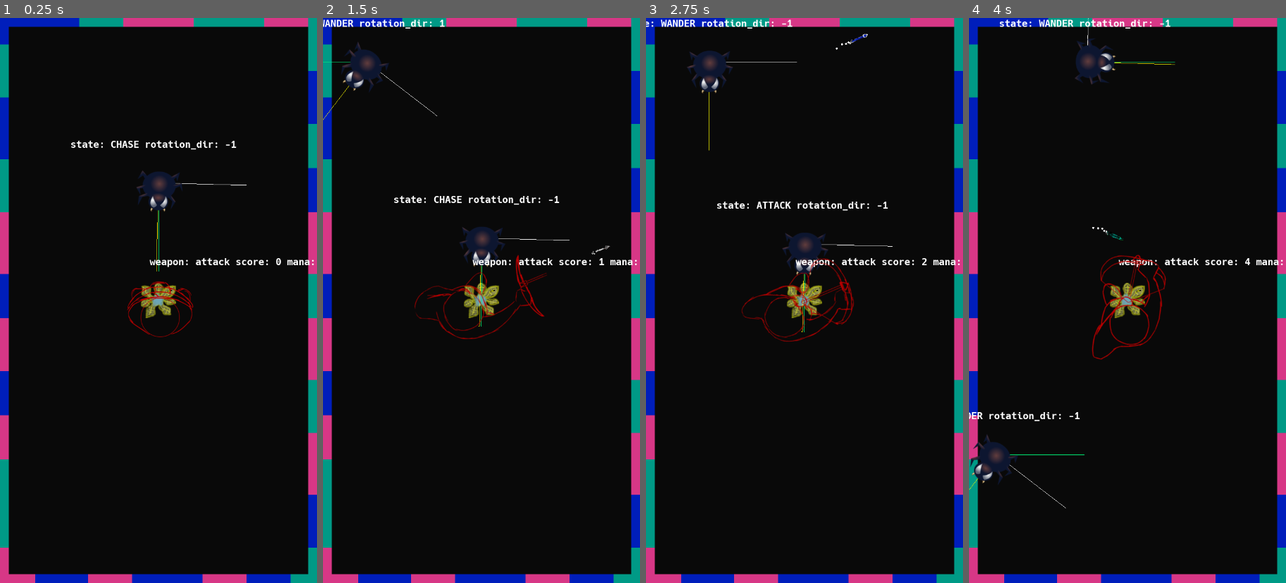
Above: before the commit, frames 1-4 (left to right).
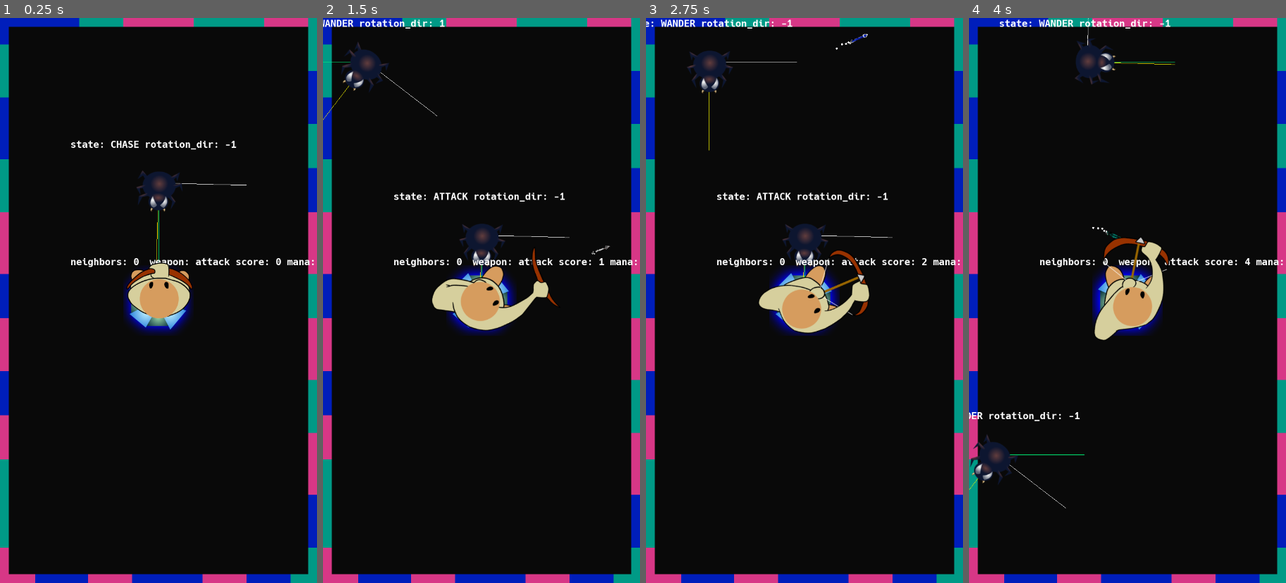
Above: after the commit, the same moments.

Repository: algch/BounceBunny
Game: Godot game, scene res://main.tscn
Two runs of this game, one before a commit and one after it. Both use one fixed random seed, a clock stepped at 60 frames per second and the inputs below.
Inputs (mouse positions are in pixels of both pictures, inside the frame that each line leads up to):
- Up to frame 1 (0.25 s): no input
- Up to frame 2 (1.5 s): move the mouse to (551, 272) at 0.52 s; press the mouse at (551, 272) at 0.53 s; hold Right (ui_right) 0.53-1.28 s; move the mouse to (418, 328) at 1.27 s; release the mouse at (418, 328) at 1.28 s; hold Down (ui_down) from 1.28 s (still down); click (418, 328) at 1.35 s
- Up to frame 3 (2.75 s): move the mouse to (836, 176) at 2.02 s; release Down (ui_down) at 2.03 s; press the mouse at (836, 176) at 2.03 s; hold Right (ui_right) from 2.03 s (still down)
- Up to frame 4 (4 s): move the mouse to (1111, 413) at 2.77 s; release Right (ui_right) at 2.78 s; release the mouse at (1111, 413) at 2.78 s; hold Up (ui_up) 2.78-3.53 s; click (1111, 413) at 2.85 s; move the mouse to (1222, 385) at 3.52 s; press the mouse at (1222, 385) at 3.53 s; hold Left (ui_left) from 3.53 s (still down)

The runs differ from the first frame. In frame 1, 2.4% of the frame differs, in the area x 22-62%, y 42-57%; in frame 2, 4.0%; in frame 3, 4.5%, in the area x 22-78%, y 30-58%; in frame 4, 3.3%.

Commit message:
missing plant level machanics

Diff:
--- a/engine/main.gd
+++ b/engine/main.gd
@@ -106,7 +106,7 @@
 	spider.position = pos_tester.position
 
 func spawnLoop():
-	if GAME_OVER:
+	if GAME_OVER or not is_instance_valid(player) or player.is_queued_for_deletion():
 		return
 	if shouldSpawn and len(get_tree().get_nodes_in_group('enemies')) < 5:
 		spawnEnemy()
@@ -174,6 +174,4 @@
 	spawn_timer.start()
 
 func _physics_process(delta):
-	if GAME_OVER:
-		return
 	spawnLoop()
--- a/plants/plant.gd
+++ b/plants/plant.gd
@@ -14,6 +14,8 @@
 var DEFAULT_POWER = 0.5
 var health = 3.0
 var default_font = DynamicFont.new()
+var current_level = 1
+var neighbors = []
 
 
 func _on_score_timer_timeout():
@@ -90,12 +92,32 @@
 	player.setCurrentPlant(self)
 
 func _draw():
-	var neighbors = main.getNeighbors(self)
 	for neighbor in neighbors:
 		if neighbor and is_instance_valid(neighbor) and not neighbor.is_queued_for_deletion():
 			draw_line(Vector2(0, 0), neighbor.position - position, Color(1, 1, 1), 2)
+	var message = 'neighbors: ' + str(len(neighbors))
+	draw_string(default_font, Vector2(-200, -80),  message, Color(1, 1, 1))
+
+func setAnimation():
+	var current_animation = $animation.get_animation()
+	var neighbors_count = len(neighbors)
+	if neighbors_count <= 1:
+		if 'level_1' != current_animation:
+			$animation.play('level_1')
+			return
+	if neighbors_count > 1 and neighbors_count < 5:
+		if 'level_2' != current_animation:
+			$animation.play('level_2')
+			return
+	if neighbors_count >= 5:
+		if 'level_3' != current_animation:
+			$animation.play('level_3')
+			return
+
 
 func _process(delta):
+	neighbors = main.getNeighbors(self)
+	setAnimation()
 	update()
 
 func _ready():
--- a/plants/plant.tscn
+++ b/plants/plant.tscn
@@ -1,10 +1,103 @@
-[gd_scene load_steps=6 format=2]
+[gd_scene load_steps=100 format=2]
 
 [ext_resource path="res://plants/plant.gd" type="Script" id=1]
-[ext_resource path="res://plants/sprites/support.png" type="Texture" id=2]
+[ext_resource path="res://plants/animations/level_1/Planta_Portal0001.png" type="Texture" id=2]
+[ext_resource path="res://plants/animations/level_1/Planta_Portal0002.png" type="Texture" id=3]
+[ext_resource path="res://plants/animations/level_1/Planta_Portal0003.png" type="Texture" id=4]
+[ext_resource path="res://plants/animations/level_1/Planta_Portal0004.png" type="Texture" id=5]
+[ext_resource path="res://plants/animations/level_1/Planta_Portal0005.png" type="Texture" id=6]
+[ext_resource path="res://plants/animations/level_1/Planta_Portal0006.png" type="Texture" id=7]
+[ext_resource path="res://plants/animations/level_1/Planta_Portal0007.png" type="Texture" id=8]
+[ext_resource path="res://plants/animations/level_1/Planta_Portal0008.png" type="Texture" id=9]
+[ext_resource path="res://plants/animations/level_1/Planta_Portal0009.png" type="Texture" id=10]
+[ext_resource path="res://plants/animations/level_1/Planta_Portal0010.png" type="Texture" id=11]
+[ext_resource path="res://plants/animations/level_1/Planta_Portal0011.png" type="Texture" id=12]
+[ext_resource path="res://plants/animations/level_1/Planta_Portal0012.png" type="Texture" id=13]
+[ext_resource path="res://plants/animations/level_1/Planta_Portal0013.png" type="Texture" id=14]
+[ext_resource path="res://plants/animations/level_1/Planta_Portal0014.png" type="Texture" id=15]
+[ext_resource path="res://plants/animations/level_1/Planta_Portal0015.png" type="Texture" id=16]
+[ext_resource path="res://plants/animations/level_1/Planta_Portal0016.png" type="Texture" id=17]
+[ext_resource path="res://plants/animations/level_1/Planta_Portal0017.png" type="Texture" id=18]
+[ext_resource path="res://plants/animations/level_1/Planta_Portal0018.png" type="Texture" id=19]
+[ext_resource path="res://plants/animations/level_1/Planta_Portal0019.png" type="Texture" id=20]
+[ext_resource path="res://plants/animations/level_1/Planta_Portal0020.png" type="Texture" id=21]
+[ext_resource path="res://plants/animations/level_1/Planta_Portal0021.png" type="Texture" id=22]
+[ext_resource path="res://plants/animations/level_1/Planta_Portal0022.png" type="Texture" id=23]
+[ext_resource path="res://plants/animations/level_1/Planta_Portal0023.png" type="Texture" id=24]
+[ext_resource path="res://plants/animations/level_1/Planta_Portal0024.png" type="Texture" id=25]
+[ext_resource path="res://plants/animations/level_1/Planta_Portal0025.png" type="Texture" id=26]
+[ext_resource path="res://plants/animations/level_1/Planta_Portal0026.png" type="Texture" id=27]
+[ext_resource path="res://plants/animations/level_1/Planta_Portal0027.png" type="Texture" id=28]
+[ext_resource path="res://plants/animations/level_1/Planta_Portal0028.png" type="Texture" id=29]
+[ext_resource path="res://plants/animations/level_1/Planta_Portal0029.png" type="Texture" id=30]
+[ext_resource path="res://plants/animations/level_1/Planta_Portal0030.png" type="Texture" id=31]
+[ext_resource path="res://plants/animations/level_1/Planta_Portal0031.png" type="Texture" id=32]
+[ext_resource path="res://plants/animations/level_1/Planta_Portal0032.png" type="Texture" id=33]
+[ext_resource path="res://plants/animations/level_2/Planta_Puntos0001.png" type="Texture" id=34]
+[ext_resource path="res://plants/animations/level_2/Planta_Puntos0002.png" type="Texture" id=35]
+[ext_resource path="res://plants/animations/level_2/Planta_Puntos0003.png" type="Texture" id=36]
+[ext_resource path="res://plants/animations/level_2/Planta_Puntos0004.png" type="Texture" id=37]
+[ext_resource path="res://plants/animations/level_2/Planta_Puntos0005.png" type="Texture" id=38]
+[ext_resource path="res://plants/animations/level_2/Planta_Puntos0006.png" type="Texture" id=39]
+[ext_resource path="res://plants/animations/level_2/Planta_Puntos0007.png" type="Texture" id=40]
+[ext_resource path="res://plants/animations/level_2/Planta_Puntos0008.png" type="Texture" id=41]
+[ext_resource path="res://plants/animations/level_2/Planta_Puntos0009.png" type="Texture" id=42]
+[ext_resource path="res://plants/animations/level_2/Planta_Puntos0010.png" type="Texture" id=43]
+[ext_resource path="res://plants/animations/level_2/Planta_Puntos0011.png" type="Texture" id=44]
+[ext_resource path="res://plants/animations/level_2/Planta_Puntos0012.png" type="Texture" id=45]
+[ext_resource path="res://plants/animations/level_2/Planta_Puntos0013.png" type="Texture" id=46]
+[ext_resource path="res://plants/animations/level_2/Planta_Puntos0014.png" type="Texture" id=47]
+[ext_resource path="res://plants/animations/level_2/Planta_Puntos0015.png" type="Texture" id=48]
+[ext_resource path="res://plants/animations/level_2/Planta_Puntos0016.png" type="Texture" id=49]
+[ext_resource path="res://plants/animations/level_2/Planta_Puntos0017.png" type="Texture" id=50]
+[ext_resource path="res://plants/animations/level_2/Planta_Puntos0018.png" type="Texture" id=51]
+[ext_resource path="res://plants/animations/level_2/Planta_Puntos0019.png" type="Texture" id=52]
+[ext_resource path="res://plants/animations/level_2/Planta_Puntos0020.png" type="Texture" id=53]
+[ext_resource path="res://plants/animations/level_2/Planta_Puntos0021.png" type="Texture" id=54]
+[ext_resource path="res://plants/animations/level_2/Planta_Puntos0022.png" type="Texture" id=55]
+[ext_resource path="res://plants/animations/level_2/Planta_Puntos0023.png" type="Texture" id=56]
+[ext_resource path="res://plants/animations/level_2/Planta_Puntos0024.png" type="Texture" id=57]
+[ext_resource path="res://plants/animations/level_2/Planta_Puntos0025.png" type="Texture" id=58]
+[ext_resource path="res://plants/animations/level_2/Planta_Puntos0026.png" type="Texture" id=59]
+[ext_resource path="res://plants/animations/level_2/Planta_Puntos0027.png" type="Texture" id=60]
+[ext_resource path="res://plants/animations/level_2/Planta_Puntos0028.png" type="Texture" id=61]
+[ext_resource path="res://plants/animations/level_2/Planta_Puntos0029.png" type="Texture" id=62]
+[ext_resource path="res://plants/animations/level_2/Planta_Puntos0030.png" type="Texture" id=63]
+[ext_resource path="res://plants/animations/level_2/Planta_Puntos0031.png" type="Texture" id=64]
+[ext_resource path="res://plants/animations/level_2/Planta_Puntos0032.png" type="Texture" id=65]
+[ext_resource path="res://plants/animations/level_3/Attack0001.png" type="Texture" id=66]
+[ext_resource path="res://plants/animations/level_3/Attack0002.png" type="Texture" id=67]
+[ext_resource path="res://plants/animations/level_3/Attack0003.png" type="Texture" id=68]
+[ext_resource path="res://plants/animations/level_3/Attack0004.png" type="Texture" id=69]
+[ext_resource path="res://plants/animations/level_3/Attack0005.png" type="Texture" id=70]
+[ext_resource path="res://plants/animations/level_3/Attack0006.png" type="Texture" id=71]
+[ext_resource path="res://plants/animations/level_3/Attack0007.png" type="Texture" id=72]
+[ext_resource path="res://plants/animations/level_3/Attack0008.png" type="Texture" id=73]
+[ext_resource path="res://plants/animations/level_3/Attack0009.png" type="Texture" id=74]
+[ext_resource path="res://plants/animations/level_3/Attack0010.png" type="Texture" id=75]
+[ext_resource path="res://plants/animations/level_3/Attack0011.png" type="Texture" id=76]
+[ext_resource path="res://plants/animations/level_3/Attack0012.png" type="Texture" id=77]
+[ext_resource path="res://plants/animations/level_3/Attack0013.png" type="Texture" id=78]
+[ext_resource path="res://plants/animations/level_3/Attack0014.png" type="Texture" id=79]
+[ext_resource path="res://plants/animations/level_3/Attack0015.png" type="Texture" id=80]
+[ext_resource path="res://plants/animations/level_3/Attack0016.png" type="Texture" id=81]
+[ext_resource path="res://plants/animations/level_3/Attack0017.png" type="Texture" id=82]
+[ext_resource path="res://plants/animations/level_3/Attack0018.png" type="Texture" id=83]
+[ext_resource path="res://plants/animations/level_3/Attack0019.png" type="Texture" id=84]
+[ext_resource path="res://plants/animations/level_3/Attack0020.png" type="Texture" id=85]
+[ext_resource path="res://plants/animations/level_3/Attack0021.png" type="Texture" id=86]
+[ext_resource path="res://plants/animations/level_3/Attack0022.png" type="Texture" id=87]
+[ext_resource path="res://plants/animations/level_3/Attack0023.png" type="Texture" id=88]
+[ext_resource path="res://plants/animations/level_3/Attack0024.png" type="Texture" id=89]
+[ext_resource path="res://plants/animations/level_3/Attack0025.png" type="Texture" id=90]
+[ext_resource path="res://plants/animations/level_3/Attack0026.png" type="Texture" id=91]
+[ext_resource path="res://plants/animations/level_3/Attack0027.png" type="Texture" id=92]
+[ext_resource path="res://plants/animations/level_3/Attack0028.png" type="Texture" id=93]
+[ext_resource path="res://plants/animations/level_3/Attack0029.png" type="Texture" id=94]
+[ext_resource path="res://plants/animations/level_3/Attack0030.png" type="Texture" id=95]
 
 [sub_resource type="RectangleShape2D" id=1]
-extents = Vector2( 40, 40 )
+extents = Vector2( 60, 60 )
 
 [sub_resource type="CircleShape2D" id=2]
 radius = 160.0
@@ -12,17 +105,32 @@
 [sub_resource type="RectangleShape2D" id=3]
 extents = Vector2( 40, 40 )
 
+[sub_resource type="SpriteFrames" id=4]
+animations = [ {
+"frames": [ ExtResource( 2 ), ExtResource( 3 ), ExtResource( 4 ), ExtResource( 5 ), ExtResource( 6 ), ExtResource( 7 ), ExtResource( 8 ), ExtResource( 9 ), ExtResource( 10 ), ExtResource( 11 ), ExtResource( 12 ), ExtResource( 13 ), ExtResource( 14 ), ExtResource( 15 ), ExtResource( 16 ), ExtResource( 17 ), ExtResource( 18 ), ExtResource( 19 ), ExtResource( 20 ), ExtResource( 21 ), ExtResource( 22 ), ExtResource( 23 ), ExtResource( 24 ), ExtResource( 25 ), ExtResource( 26 ), ExtResource( 27 ), ExtResource( 28 ), ExtResource( 29 ), ExtResource( 30 ), ExtResource( 31 ), ExtResource( 32 ), ExtResource( 33 ) ],
+"loop": true,
+"name": "level_1",
+"speed": 24.0
+}, {
+"frames": [ ExtResource( 34 ), ExtResource( 35 ), ExtResource( 36 ), ExtResource( 37 ), ExtResource( 38 ), ExtResource( 39 ), ExtResource( 40 ), ExtResource( 41 ), ExtResource( 42 ), ExtResource( 43 ), ExtResource( 44 ), ExtResource( 45 ), ExtResource( 46 ), ExtResource( 47 ), ExtResource( 48 ), ExtResource( 49 ), ExtResource( 50 ), ExtResource( 51 ), ExtResource( 52 ), ExtResource( 53 ), ExtResource( 54 ), ExtResource( 55 ), ExtResource( 56 ), ExtResource( 57 ), ExtResource( 58 ), ExtResource( 59 ), ExtResource( 60 ), ExtResource( 61 ), ExtResource( 62 ), ExtResource( 63 ), ExtResource( 64 ), ExtResource( 65 ) ],
+"loop": true,
+"name": "level_2",
+"speed": 24.0
+}, {
+"frames": [ ExtResource( 66 ), ExtResource( 67 ), ExtResource( 68 ), ExtResource( 69 ), ExtResource( 70 ), ExtResource( 71 ), ExtResource( 72 ), ExtResource( 73 ), ExtResource( 74 ), ExtResource( 75 ), ExtResource( 76 ), ExtResource( 77 ), ExtResource( 78 ), ExtResource( 79 ), ExtResource( 80 ), ExtResource( 81 ), ExtResource( 82 ), ExtResource( 83 ), ExtResource( 84 ), ExtResource( 85 ), ExtResource( 86 ), ExtResource( 87 ), ExtResource( 88 ), ExtResource( 89 ), ExtResource( 90 ), ExtResource( 91 ), ExtResource( 92 ), ExtResource( 93 ), ExtResource( 94 ), ExtResource( 95 ) ],
+"loop": true,
+"name": "level_3",
+"speed": 24.0
+} ]
+
 [node name="plant" type="StaticBody2D" groups=[
+"attacked_by_enemies",
 "affected_by_weapons",
-"attacked_by_enemies",
 ]]
 script = ExtResource( 1 )
 
 [node name="CollisionShape2D" type="CollisionShape2D" parent="."]
 shape = SubResource( 1 )
-
-[node name="Sprite" type="Sprite" parent="."]
-texture = ExtResource( 2 )
 
 [node name="Area2D" type="Area2D" parent="."]
 
@@ -35,10 +143,16 @@
 [node name="attack_timer" type="Timer" parent="."]
 
 [node name="teleport" type="TouchScreenButton" parent="." groups=[
+"attacked_by_enemies",
 "affected_by_weapons",
-"attacked_by_enemies",
 ]]
 shape = SubResource( 3 )
+
+[node name="animation" type="AnimatedSprite" parent="."]
+frames = SubResource( 4 )
+animation = "level_1"
+frame = 18
+playing = true
 [connection signal="body_entered" from="Area2D" to="." method="_on_Area2D_body_entered"]
 [connection signal="body_exited" from="Area2D" to="." method="_on_Area2D_body_exited"]
 [connection signal="timeout" from="score_timer" to="." method="_on_score_timer_timeout"]
--- a/player/player.tscn
+++ b/player/player.tscn
@@ -1,51 +1,71 @@
-[gd_scene load_steps=30 format=2]
+[gd_scene load_steps=50 format=2]
 
 [ext_resource path="res://player/player.gd" type="Script" id=1]
-[ext_resource path="res://player/sprites/tito-pixelart-01.png" type="Texture" id=2]
-[ext_resource path="res://player/animations/5_UP/final-0015.png" type="Texture" id=3]
-[ext_resource path="res://player/animations/5_UP/final-0017.png" type="Texture" id=4]
-[ext_resource path="res://player/animations/5_UP/final-0018.png" type="Texture" id=5]
-[ext_resource path="res://player/animations/5_UP/final-0019.png" type="Texture" id=6]
-[ext_resource path="res://player/animations/5_UP/final-0020.png" type="Texture" id=7]
-[ext_resource path="res://player/animations/5_UP/final-0021.png" type="Texture" id=8]
-[ext_resource path="res://player/animations/5_UP/final-0022.png" type="Texture" id=9]
-[ext_resource path="res://player/animations/5_UP/final-0023.png" type="Texture" id=10]
-[ext_resource path="res://player/animations/5_UP/final-0024.png" type="Texture" id=11]
-[ext_resource path="res://player/animations/5_UP/final-0025.png" type="Texture" id=12]
-[ext_resource path="res://player/sprites/tito-pixelart-02.png" type="Texture" id=13]
-[ext_resource path="res://player/animations/5_UP/final-0001.png" type="Texture" id=14]
-[ext_resource path="res://player/animations/5_UP/final-0002.png" type="Texture" id=15]
-[ext_resource path="res://player/animations/5_UP/final-0003.png" type="Texture" id=16]
-[ext_resource path="res://player/animations/5_UP/final-0004.png" type="Texture" id=17]
-[ext_resource path="res://player/animations/5_UP/final-0005.png" type="Texture" id=18]
-[ext_resource path="res://player/animations/5_UP/final-0006.png" type="Texture" id=19]
-[ext_resource path="res://player/animations/5_UP/final-0007.png" type="Texture" id=20]
-[ext_resource path="res://player/animations/5_UP/final-0008.png" type="Texture" id=21]
-[ext_resource path="res://player/animations/5_UP/final-0009.png" type="Texture" id=22]
-[ext_resource path="res://player/animations/5_UP/final-0010.png" type="Texture" id=23]
-[ext_resource path="res://player/animations/5_UP/final-0011.png" type="Texture" id=24]
-[ext_resource path="res://player/animations/5_UP/final-0012.png" type="Texture" id=25]
-[ext_resource path="res://player/animations/5_UP/final-0013.png" type="Texture" id=26]
-[ext_resource path="res://player/animations/5_UP/final-0014.png" type="Texture" id=27]
+[ext_resource path="res://player/animations/seed/Player_Seed0001.png" type="Texture" id=2]
+[ext_resource path="res://player/animations/seed/Player_Seed0002.png" type="Texture" id=3]
+[ext_resource path="res://player/animations/seed/Player_Seed0003.png" type="Texture" id=4]
+[ext_resource path="res://player/animations/seed/Player_Seed0004.png" type="Texture" id=5]
+[ext_resource path="res://player/animations/attack/Player0015.png" type="Texture" id=6]
+[ext_resource path="res://player/animations/attack/Player0017.png" type="Texture" id=7]
+[ext_resource path="res://player/animations/attack/Player0018.png" type="Texture" id=8]
+[ext_resource path="res://player/animations/attack/Player0019.png" type="Texture" id=9]
+[ext_resource path="res://player/animations/attack/Player0020.png" type="Texture" id=10]
+[ext_resource path="res://player/animations/attack/Player0021.png" type="Texture" id=11]
+[ext_resource path="res://player/animations/attack/Player0022.png" type="Texture" id=12]
+[ext_resource path="res://player/animations/attack/Player0023.png" type="Texture" id=13]
+[ext_resource path="res://player/animations/attack/Player0024.png" type="Texture" id=14]
+[ext_resource path="res://player/animations/attack/Player0025.png" type="Texture" id=15]
+[ext_resource path="res://player/animations/seed/Player_Seed0005.png" type="Texture" id=16]
+[ext_resource path="res://player/animations/seed/Player_Seed0006.png" type="Texture" id=17]
+[ext_resource path="res://player/animations/seed/Player_Seed0007.png" type="Texture" id=18]
+[ext_resource path="res://player/animations/seed/Player_Seed0008.png" type="Texture" id=19]
+[ext_resource path="res://player/animations/seed/Player_Seed0009.png" type="Texture" id=20]
+[ext_resource path="res://player/animations/seed/Player_Seed0010.png" type="Texture" id=21]
+[ext_resource path="res://player/animations/seed/Player_Seed0011.png" type="Texture" id=22]
+[ext_resource path="res://player/animations/seed/Player_Seed0012.png" type="Texture" id=23]
+[ext_resource path="res://player/animations/seed/Player_Seed0013.png" type="Texture" id=24]
+[ext_resource path="res://player/animations/seed/Player_Seed0014.png" type="Texture" id=25]
+[ext_resource path="res://player/animations/seed/Player_Seed0015.png" type="Texture" id=26]
+[ext_resource path="res://player/animations/seed/Player_Seed0016.png" type="Texture" id=27]
+[ext_resource path="res://player/animations/seed/Player_Seed0017.png" type="Texture" id=28]
+[ext_resource path="res://player/animations/seed/Player_Seed0018.png" type="Texture" id=29]
+[ext_resource path="res://player/animations/seed/Player_Seed0019.png" type="Texture" id=30]
+[ext_resource path="res://player/animations/seed/Player_Seed0020.png" type="Texture" id=31]
+[ext_resource path="res://player/animations/seed/Player_Seed0021.png" type="Texture" id=32]
+[ext_resource path="res://player/animations/seed/Player_Seed0022.png" type="Texture" id=33]
+[ext_resource path="res://player/animations/attack/Player0001.png" type="Texture" id=34]
+[ext_resource path="res://player/animations/attack/Player0002.png" type="Texture" id=35]
+[ext_resource path="res://player/animations/attack/Player0003.png" type="Texture" id=36]
+[ext_resource path="res://player/animations/attack/Player0004.png" type="Texture" id=37]
+[ext_resource path="res://player/animations/attack/Player0005.png" type="Texture" id=38]
+[ext_resource path="res://player/animations/attack/Player0006.png" type="Texture" id=39]
+[ext_resource path="res://player/animations/attack/Player0007.png" type="Texture" id=40]
+[ext_resource path="res://player/animations/attack/Player0008.png" type="Texture" id=41]
+[ext_resource path="res://player/animations/attack/Player0009.png" type="Texture" id=42]
+[ext_resource path="res://player/animations/attack/Player0010.png" type="Texture" id=43]
+[ext_resource path="res://player/animations/attack/Player0011.png" type="Texture" id=44]
+[ext_resource path="res://player/animations/attack/Player0012.png" type="Texture" id=45]
+[ext_resource path="res://player/animations/attack/Player0013.png" type="Texture" id=46]
+[ext_resource path="res://player/animations/attack/Player0014.png" type="Texture" id=47]
 
 [sub_resource type="SpriteFrames" id=1]
 animations = [ {
-"frames": [ ExtResource( 2 ) ],
+"frames": [ ExtResource( 2 ), ExtResource( 3 ), ExtResource( 4 ), ExtResource( 5 ) ],
 "loop": true,
 "name": "summon_0",
-"speed": 30.0
+"speed": 8.0
 }, {
-"frames": [ ExtResource( 3 ), ExtResource( 4 ), ExtResource( 5 ), ExtResource( 6 ), ExtResource( 7 ), ExtResource( 8 ), ExtResource( 9 ), ExtResource( 10 ), ExtResource( 11 ), ExtResource( 12 ) ],
+"frames": [ ExtResource( 6 ), ExtResource( 7 ), ExtResource( 8 ), ExtResource( 9 ), ExtResource( 10 ), ExtResource( 11 ), ExtResource( 12 ), ExtResource( 13 ), ExtResource( 14 ), ExtResource( 15 ) ],
 "loop": true,
 "name": "bow_1",
 "speed": 24.0
 }, {
-"frames": [ ExtResource( 13 ) ],
+"frames": [ ExtResource( 16 ), ExtResource( 17 ), ExtResource( 18 ), ExtResource( 19 ), ExtResource( 20 ), ExtResource( 21 ), ExtResource( 22 ), ExtResource( 23 ), ExtResource( 24 ), ExtResource( 25 ), ExtResource( 26 ), ExtResource( 27 ), ExtResource( 28 ), ExtResource( 29 ), ExtResource( 30 ), ExtResource( 31 ), ExtResource( 32 ), ExtResource( 33 ) ],
 "loop": true,
 "name": "summon_1",
-"speed": 5.0
+"speed": 24.0
 }, {
-"frames": [ ExtResource( 14 ), ExtResource( 15 ), ExtResource( 16 ), ExtResource( 17 ), ExtResource( 18 ), ExtResource( 19 ), ExtResource( 20 ), ExtResource( 21 ), ExtResource( 22 ), ExtResource( 23 ), ExtResource( 24 ), ExtResource( 25 ), ExtResource( 26 ), ExtResource( 27 ), ExtResource( 3 ) ],
+"frames": [ ExtResource( 34 ), ExtResource( 35 ), ExtResource( 36 ), ExtResource( 37 ), ExtResource( 38 ), ExtResource( 39 ), ExtResource( 40 ), ExtResource( 41 ), ExtResource( 42 ), ExtResource( 43 ), ExtResource( 44 ), ExtResource( 45 ), ExtResource( 46 ), ExtResource( 47 ), ExtResource( 6 ) ],
 "loop": true,
 "name": "bow_0",
 "speed": 24.0
@@ -63,7 +83,6 @@
 animation = "bow_0"
 
 [node name="weaponSwitcher" type="TouchScreenButton" parent="."]
-position = Vector2( 4, 26 )
 z_index = 1
 shape = SubResource( 2 )
 [connection signal="animation_finished" from="animation" to="." method="_on_animation_finished"]
Binary file removed: plants/animations/Attack/Attack0001.png
Binary file removed: plants/animations/Attack/Attack0002.png
Binary file removed: plants/animations/Attack/Attack0003.png
Binary file removed: plants/animations/Attack/Attack0004.png
Binary file removed: plants/animations/Attack/Attack0005.png
Binary file removed: plants/animations/Attack/Attack0006.png
Binary file removed: plants/animations/Attack/Attack0007.png
Binary file removed: plants/animations/Attack/Attack0008.png
Binary file removed: plants/animations/Attack/Attack0009.png
Binary file removed: plants/animations/Attack/Attack0010.png
Binary file removed: plants/animations/Attack/Attack0011.png
Binary file removed: plants/animations/Attack/Attack0012.png
(and 424 more such lines)
